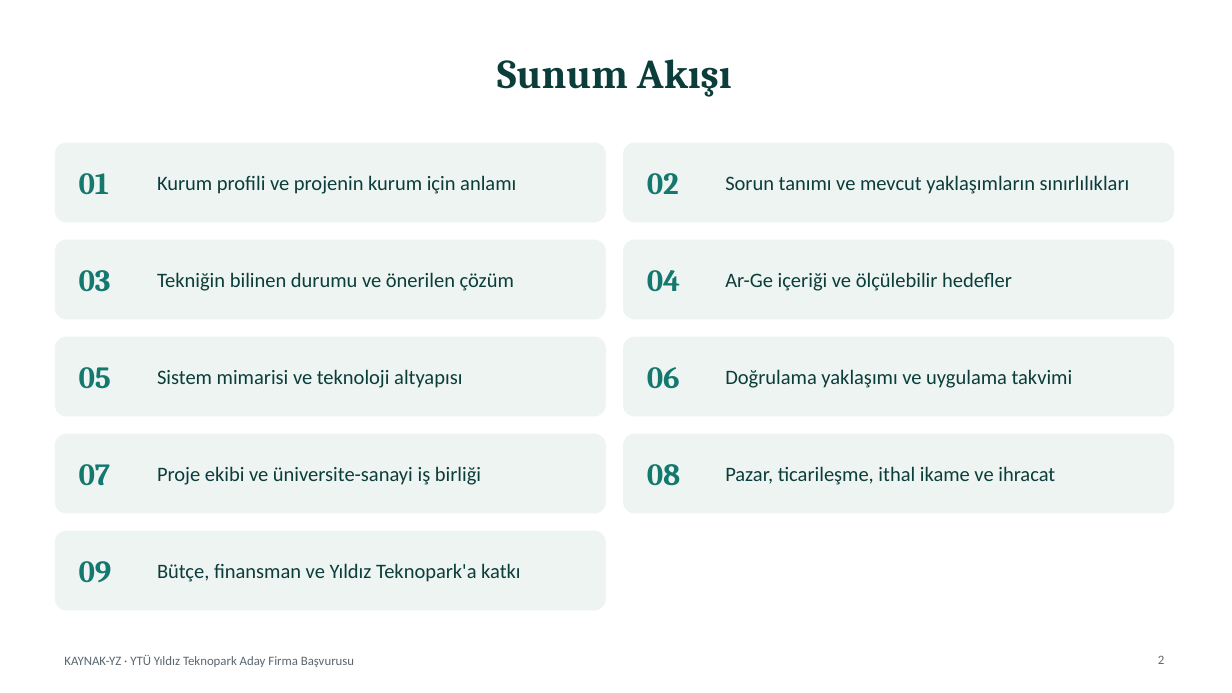
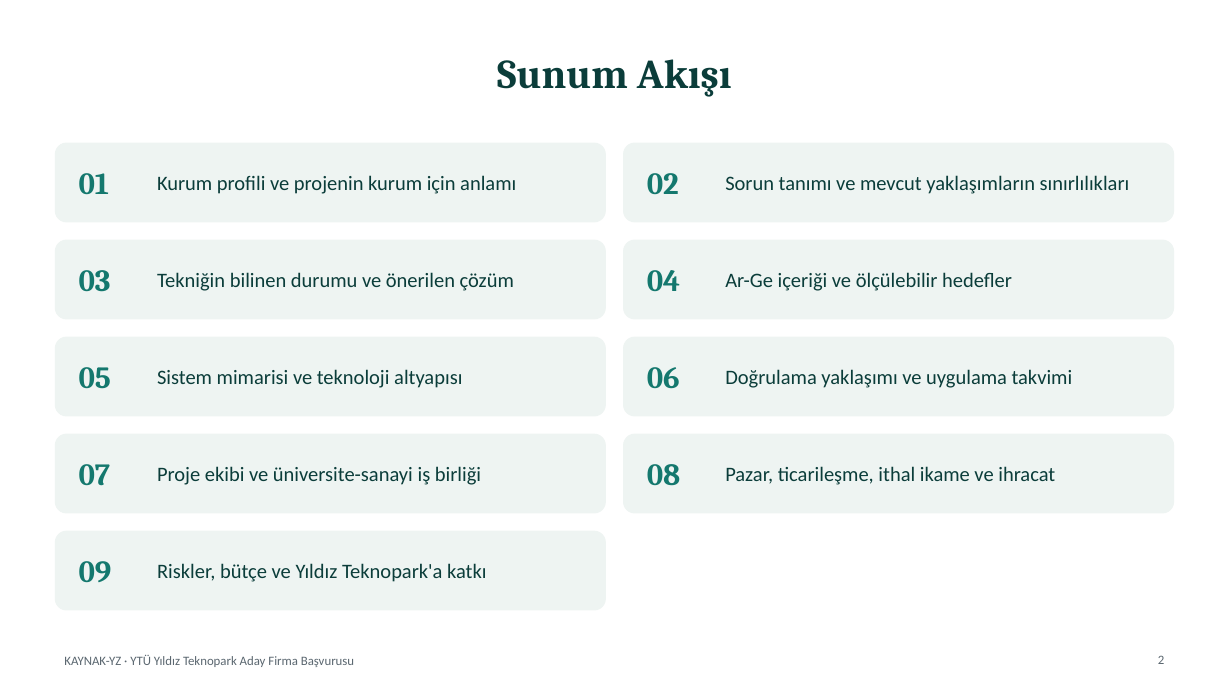
Before and after one commit to adecust/yildiz-teknopark-basvuru, a slide deck: slide 2 of teslim/KAYNAK-YZ_Firma_Proje_Sunumu.pptx. Drawn at 1232x693 pixels with LibreOffice and Linux fonts; fonts in the diff are those of the drawing. Boxes give left, top, right and bottom in pixels: in the first picture for what was removed or moved away, otherwise in the second. Text is boxed around its words. In the diff, an @@ line names an element or a change of style, - is before the commit and + after.

Commit message:
Bağımsız değerlendirme raporu eklendi; sunum, özet ve belgelerdeki tutarsızlıklar düzeltildi

```diff
--- a/teslim/KAYNAK-YZ_Firma_Proje_Sunumu.pptx
+++ b/teslim/KAYNAK-YZ_Firma_Proje_Sunumu.pptx
@@ text at [157, 563, 486, 582]: text changed @@
-Bütçe, finansman ve Yıldız Teknopark'a katkı
+Riskler, bütçe ve Yıldız Teknopark'a katkı
```
Also in this commit, not shown: 4 other slides changed, 1 slide added, 12 other files.
